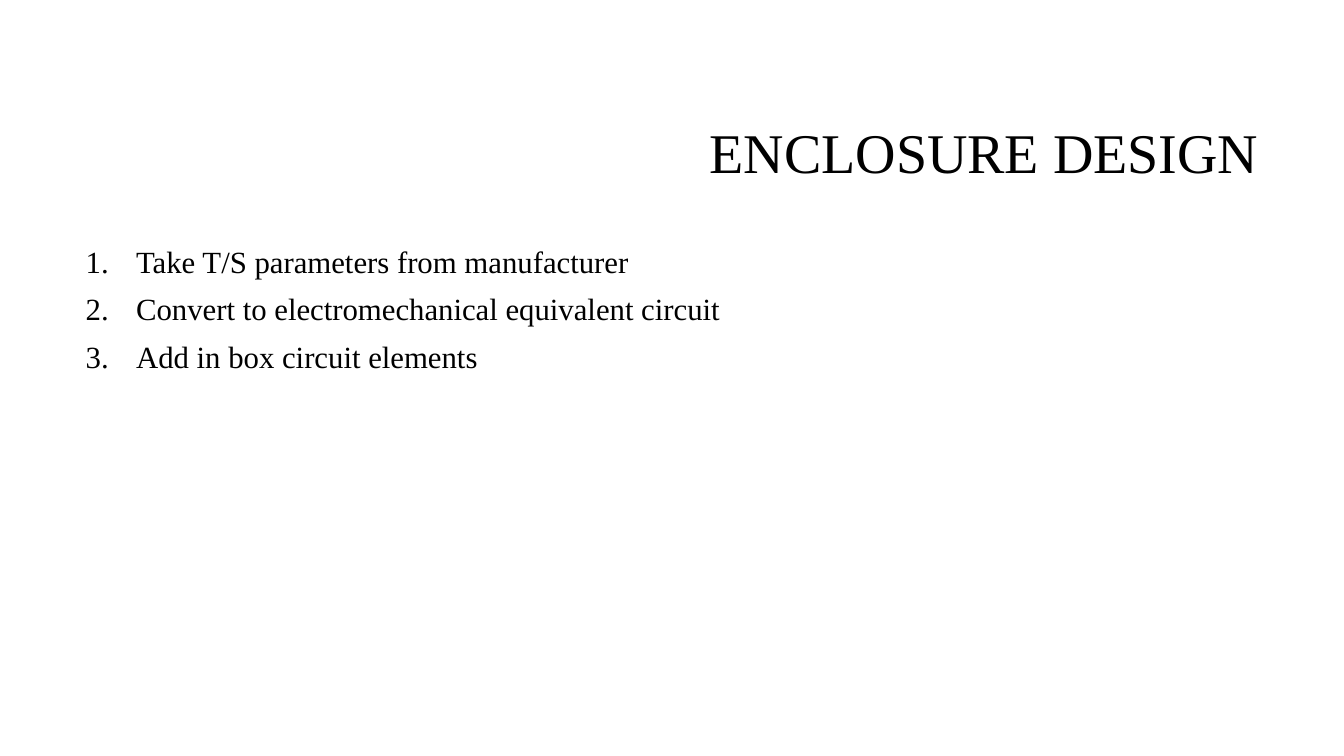
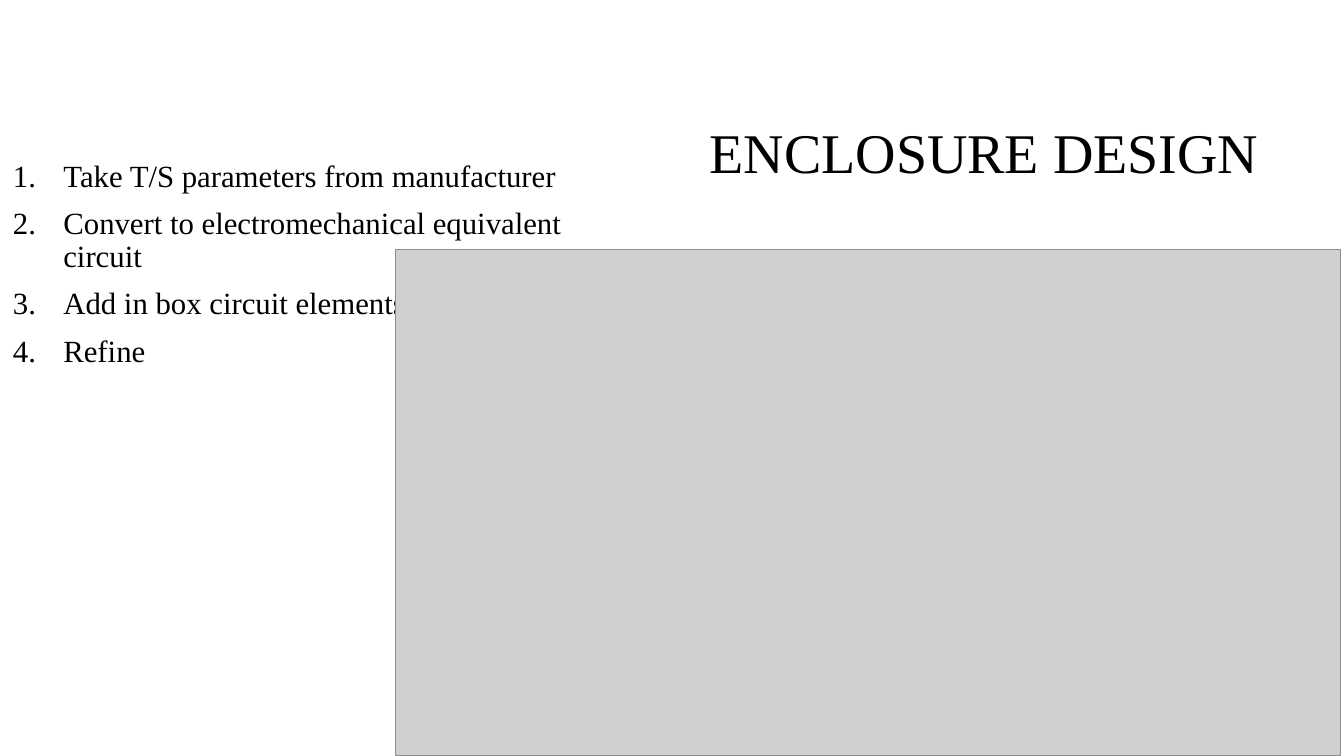
Before and after one commit to spez1998/3rd-year-project, a slide deck: slide 8 of Deliverables/2ndMarkerViva/viva_presentation.pptx (slide 14 before the commit). Drawn at 1344x756 pixels with LibreOffice and Linux fonts; fonts in the diff are those of the drawing; grey boxes stand for pictures; background and template pictures are left out. Boxes give left, top, right and bottom in pixels: in the first picture for what was removed or moved away, otherwise in the second. Text is boxed around its words. In the diff, an @@ line names an element or a change of style, - is before the commit and + after.

```diff
--- a/Deliverables/2ndMarkerViva/viva_presentation.pptx
+++ b/Deliverables/2ndMarkerViva/viva_presentation.pptx
@@ text "Take T/S parameters from manufacturer" moved from (x1=136, y1=251, x2=719, y2=369) to (x1=63, y1=165, x2=561, y2=363) @@
@@ picture added at (x1=395, y1=249, x2=1341, y2=756) @@
@@ text at (x1=63, y1=340, x2=145, y2=363): paragraph added @@
+4. Refine
```
Also in this commit, not shown: 3 other slides changed, 2 slides added, 5 slides removed, 1 other file.
